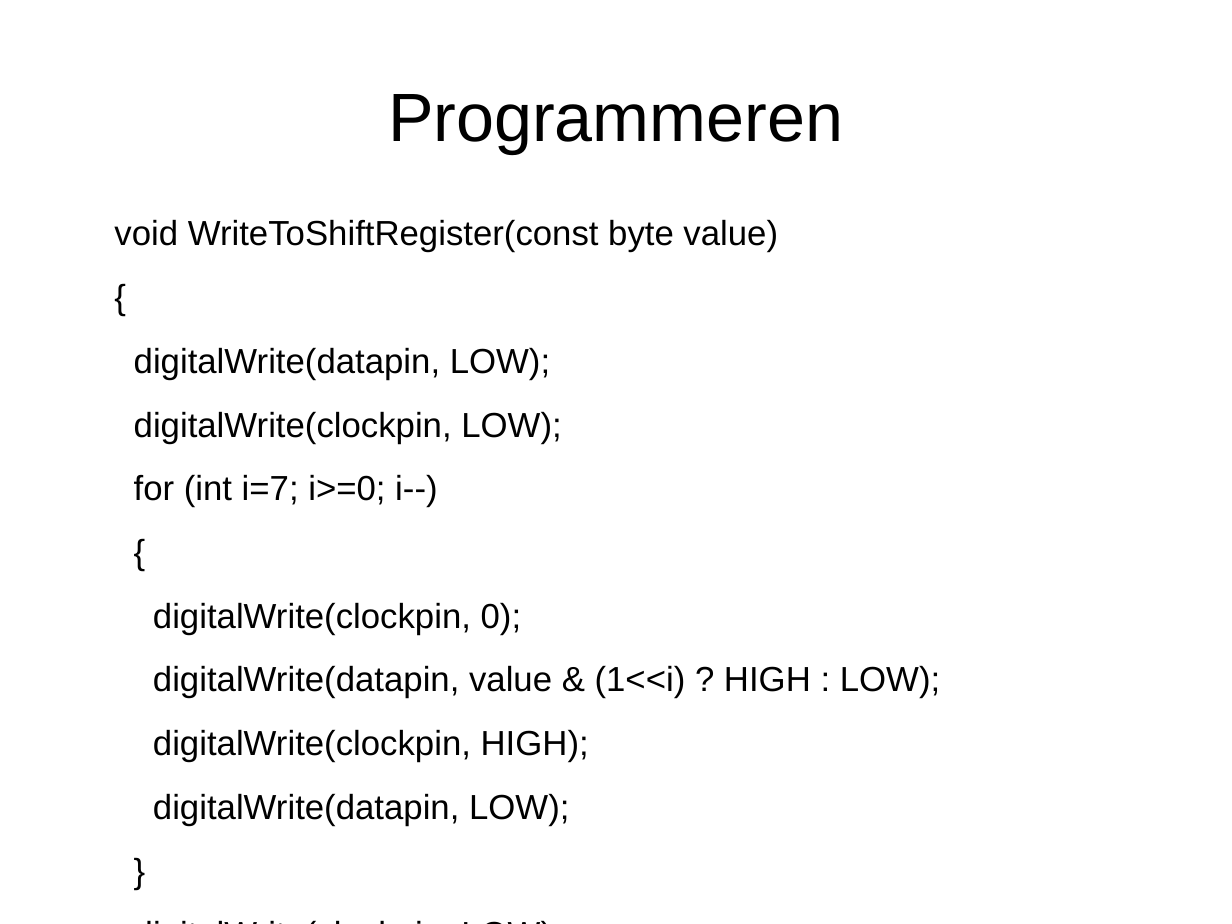
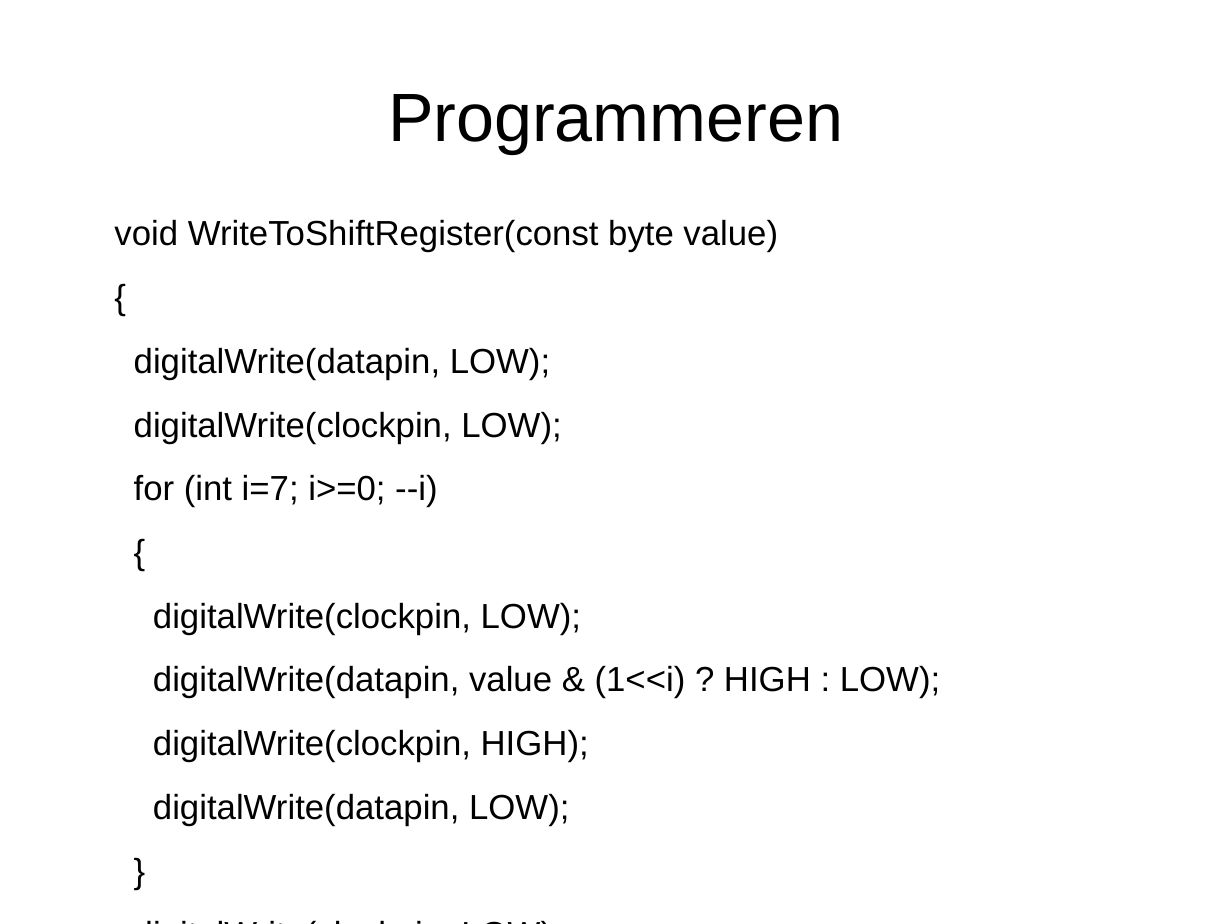
Before and after one commit to djog/arduino_cursus, a slide deck: slide 11 of Raw/ShiftRegistersSN74HC595.odp. Drawn at 1232x924 pixels with LibreOffice and Linux fonts; fonts in the diff are those of the drawing. Boxes give left, top, right and bottom in pixels: in the first picture for what was removed or moved away, otherwise in the second. Text is boxed around its words. In the diff, an @@ line names an element or a change of style, - is before the commit and + after.

```diff
--- a/Raw/ShiftRegistersSN74HC595.odp
+++ b/Raw/ShiftRegistersSN74HC595.odp
@@ text at [134, 474, 437, 507]: text changed @@
-for (int i=7; i>=0; i--)
+for (int i=7; i>=0; --i)
@@ text at [153, 602, 581, 635]: text changed @@
-digitalWrite(clockpin, 0);
+digitalWrite(clockpin, LOW);
```
Also in this commit, not shown: 2 other files.
